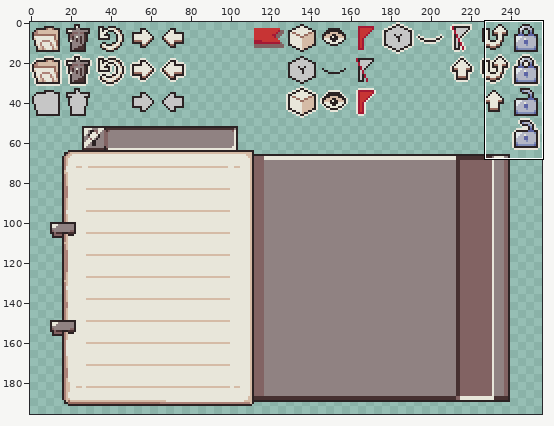
Pixel-art file -- src/main/resources/wand_settings.aseprite. Above, an overview of the earlier version with the close-up marked.
Close-up. First the earlier version:
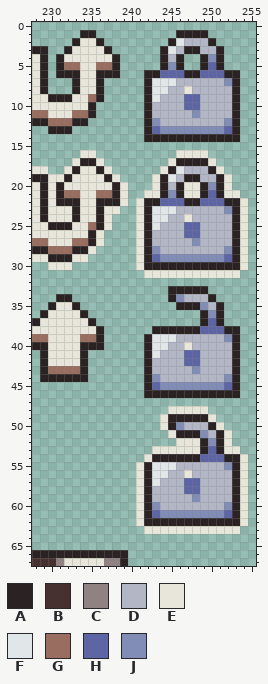
256x256 pixels, 1 frame. Shown: x 228..255, y 0..67. The wide view leaves out empty margins.
Palette (. is transparent): A #2b2223  B #463030  C #908282  D #b3b6c5  E #e8e6da  F #e1e6e9  G #996d60  H #5e65a5  J #818db6
Pixels before, first column x 228:
 1 ......AA..........AAAA.....
 2 .....AEEA........AFDDDA....
 3 AA..AEEEEA......AFDAADDA...
 4 EA.AEEEEEEA.....ADA..AJA...
 5 EA.AGGEEGGA.....AJA..AHA...
 6 EA.AAAEEAAA...AAHHHAAHHHAA.
 7 EA...AEEA.....AFFFDDDDDDJA.
 8 EA...AEEA.....AFFDDEDDDDDA.
 9 EEAAAEEGA.....AFDDDHHDDDDA.
10 EEEEEEEA......ADDDDHHDDDDA.
11 GGEEEGGA......ADDDDDJDDDDA.
12 AAGGGAA.......AJDDDDDDDDJA.
13 ..AAA.........AHJJJJJJJJHA.
14 ..............AAAAAAAAAAAA.
15 ...........................
16 ......EE..........EEEE.....
17 .....EAAE........EAAAAE....
18 EE..EAEEAE......EAFDDDAE...
19 AAEEAEEEEAE....EAFDAADDAE..
20 EAEAEEEEEEAE...EADAEEAJAE..
21 EAEAGGEEGGAE..EEAJAEEAHAEE.
22 EAEAAAEEAAAE.EAAHHHAAHHHAAE
23 EAEEEAEEAEE..EAFFFDDDDDDJAE
24 EAEEEAEEAE...EAFFDDEDDDDDAE
25 EEAAAEEGAE...EAFDDDHHDDDDAE
26 EEEEEEEAE....EADDDDHHDDDDAE
27 GGEEEGGAE....EADDDDDJDDDDAE
28 AAGGGAAE.....EAJDDDDDDDDJAE
29 EEAAAEE......EAHJJJJJJJJHAE
30 ..EEE........EAAAAAAAAAAAAE
31 ..............EEEEEEEEEEEE.
32 ...........................
33 .................AAAAA.....
34 ...AA............AJDDDA....
35 ..AEEA............AAAJDA...
36 .AEEEEA..............AJA...
37 AEEEEEEA.............AHA...
38 EEEEEEEEA......AAAAAAHHHAA.
39 GGEEEEGGA.....AFFFDDDDDDJA.
40 AAEEEEAAA.....AFFDDEDDDDDA.
41 .AEEEEA.......AFDDDHHDDDDA.
42 .AEEEEA.......ADDDDHHDDDDA.
43 .AGGGGA.......ADDDDDJDDDDA.
44 .AAAAAA.......AJDDDDDDDDJA.
45 ..............AHJJJJJJJJHA.
46 ..............AAAAAAAAAAAA.
47 ...........................
48 .................EEEEE.....
49 ................EAAAAAE....
50 ................EAJDDDAE...
51 .................EAAAJDAE..
52 ..................EEEAJAE..
53 ...............EEEEEEAHAEE.
54 ..............EAAAAAAHHHAAE
55 .............EAFFFDDDDDDJAE
56 .............EAFFDDEDDDDDAE
57 .............EAFDDDHHDDDDAE
58 .............EADDDDHHDDDDAE
59 .............EADDDDDJDDDDAE
60 .............EAJDDDDDDDDJAE
61 .............EAHJJJJJJJJHAE
62 .............EAAAAAAAAAAAAE
63 ..............EEEEEEEEEEEE.
64 ...........................
65 ...........................
66 AAAAAAAAAAAA...............
67 BBBCEEEEECCA...............
And afterwards:
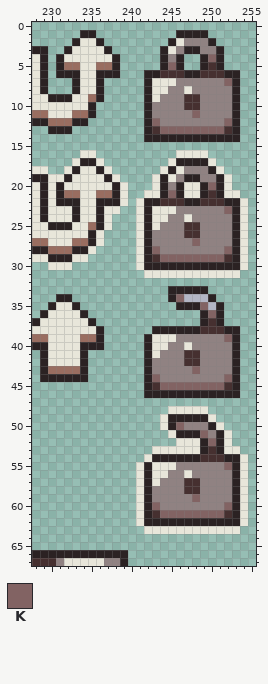
Colours new in this view: K #826363
Change:
Changed rows in their new state; - is an unchanged pixel.
Layer "Layer 1":
first column x 243:
 2 ---ECCC---
 3 --EC--CC--
 4 --C----K--
 5 --K----B--
 6 -BBB--BBB-
 7 EEECCCCCCK
 8 EECC-CCCCC
 9 ECCCBBCCCC
10 CCCCBBCCCC
11 CCCCCKCCCC
12 KCCCCCCCCK
13 BKKKKKKKKB
first column x 243:
18 ---ECCC---
19 --EC--CC--
20 --C----K--
21 --K----B--
22 -BBB--BBB-
23 EEECCCCCCK
24 EECC-CCCCC
25 ECCCBBCCCC
26 CCCCBBCCCC
27 CCCCCKCCCC
28 KCCCCCCCCK
29 BKKKKKKKKB
first column x 243:
34 ---K------
35 ------K---
36 -------K--
37 -------B--
38 ------BBB-
39 EEECCCCCCK
40 EECC-CCCCC
41 ECCCBBCCCC
42 CCCCBBCCCC
43 CCCCCKCCCC
44 KCCCCCCCCK
45 BKKKKKKKKB
first column x 243:
50 ---KCCC---
51 ------KC--
52 -------K--
53 -------B--
54 ------BBB-
55 EEECCCCCCK
56 EECC-CCCCC
57 ECCCBBCCCC
58 CCCCBBCCCC
59 CCCCCKCCCC
60 KCCCCCCCCK
61 BKKKKKKKKB
Boxes around the changes in both close-ups, in picture pixels (x1, y1, x2, y2):
changed: (152, 38, 232, 134)
changed: (152, 166, 232, 262)
changed: (152, 294, 232, 518)
